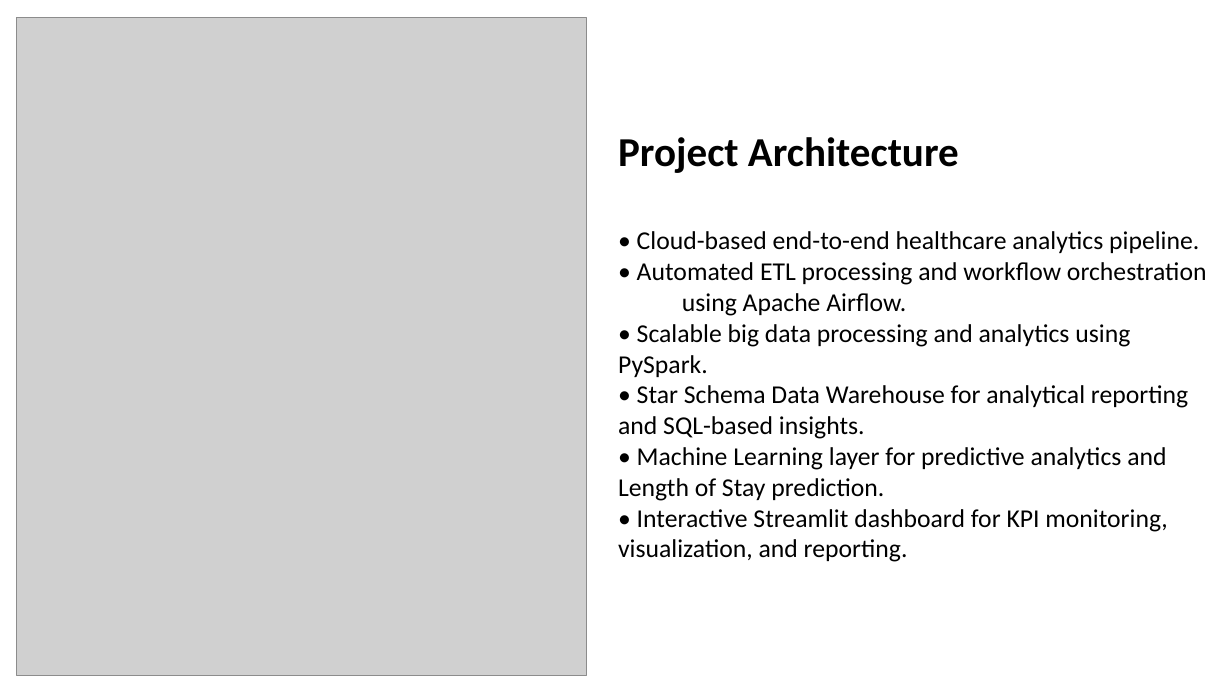
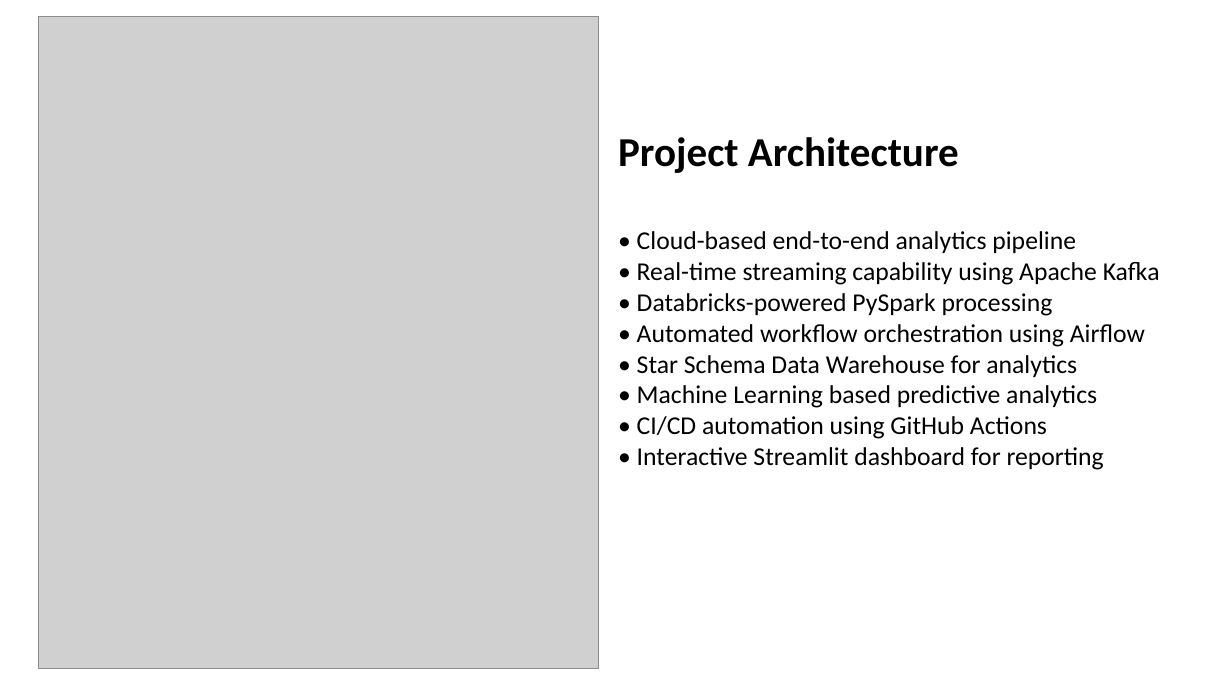
Before and after one commit to arpit-systems/healthcare-analytics-pipeline, a slide deck: slide 3 of PGDDE_Capstone_Healthcare_Analytics_Pipeline_IITJ.pptx. Drawn at 1232x693 pixels with LibreOffice and Linux fonts; fonts in the diff are those of the drawing; grey boxes stand for pictures. Boxes give left, top, right and bottom in pixels: in the first picture for what was removed or moved away, otherwise in the second. Text is boxed around its words. In the diff, an @@ line names an element or a change of style, - is before the commit and + after.

Commit message:
Final README update with Kafka Databricks and CI/CD

```diff
--- a/PGDDE_Capstone_Healthcare_Analytics_Pipeline_IITJ.pptx
+++ b/PGDDE_Capstone_Healthcare_Analytics_Pipeline_IITJ.pptx
@@ picture: place and size @@
-picture at box(17, 18, 586, 677)
+picture at box(39, 17, 599, 668)
@@ text at box(637, 231, 1160, 470): text changed @@
-• Cloud-based end-to-end healthcare analytics pipeline.
-• Automated ETL processing and workflow orchestration using Apache Airflow.
-• Scalable big data processing and analytics using PySpark.
-• Star Schema Data Warehouse for analytical reporting and SQL-based insights.
-• Machine Learning layer for predictive analytics and Length of Stay prediction.
-• Interactive Streamlit dashboard for KPI monitoring, visualization, and reporting.
+• Cloud-based end-to-end analytics pipeline
+• Real-time streaming capability using Apache Kafka
+• Databricks-powered PySpark processing
+• Automated workflow orchestration using Airflow
+• Star Schema Data Warehouse for analytics
+• Machine Learning based predictive analytics
+• CI/CD automation using GitHub Actions
+• Interactive Streamlit dashboard for reporting
```
Also in this commit, not shown: 8 other slides changed, 3 slides added, 3 other files.
